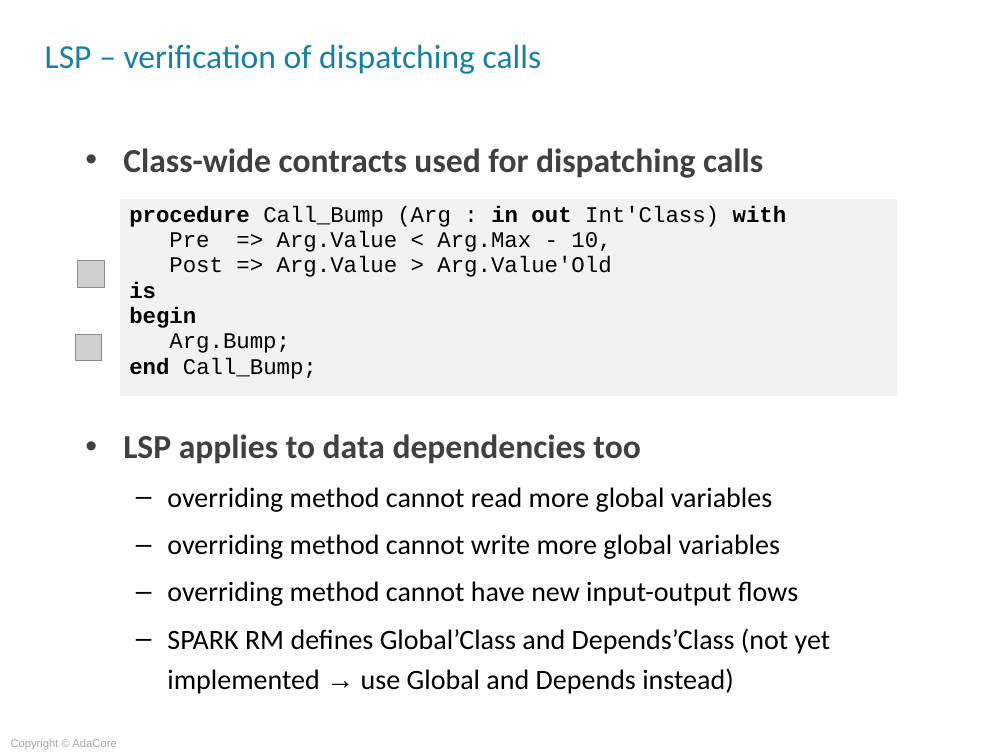
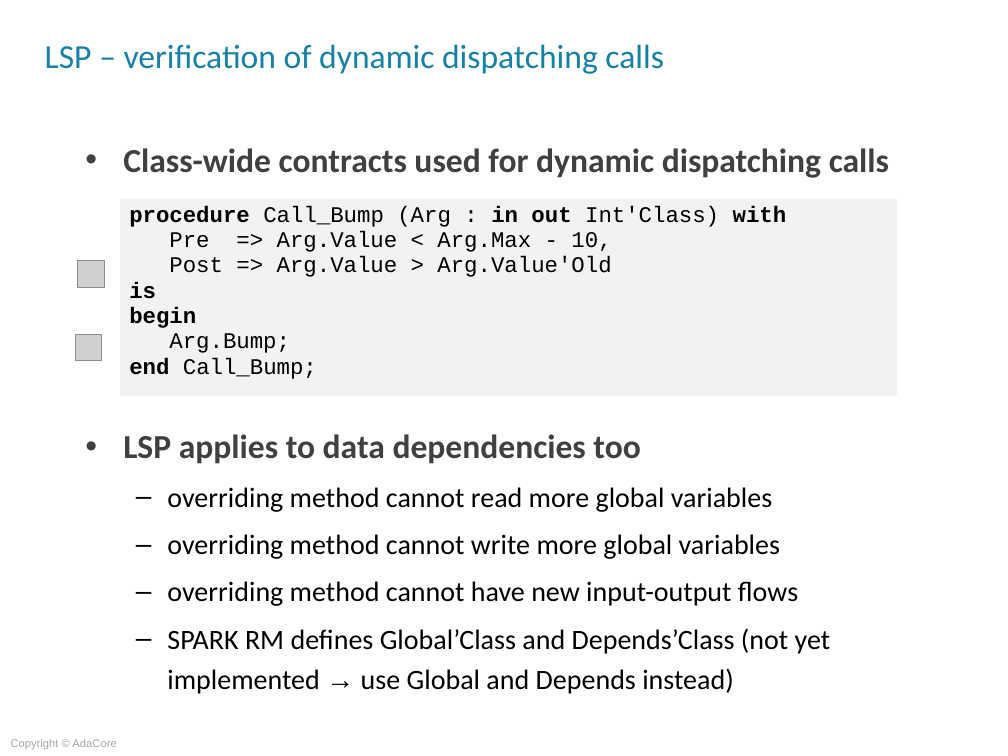
Before and after one commit to AdaCoreU/Courses, a slide deck: slide 10 of lectures/07_Advanced_SPARK/03_Object_Oriented_Programming/Slides/03_Object_Oriented_Programming.ppt. Drawn at 1008x756 pixels with LibreOffice and Linux fonts; fonts in the diff are those of the drawing; grey boxes stand for pictures; background and template pictures are left out. Boxes give left, top, right and bottom in pixels: in the first picture for what was removed or moved away, otherwise in the second. Text is boxed around its words. In the diff, an @@ line names an element or a change of style, - is before the commit and + after.

```diff
--- a/lectures/07_Advanced_SPARK/03_Object_Oriented_Programming/Slides/03_Object_Oriented_Programming.ppt
+++ b/lectures/07_Advanced_SPARK/03_Object_Oriented_Programming/Slides/03_Object_Oriented_Programming.ppt
@@ title at (45, 44, 664, 74): text changed @@
-LSP – verification of dispatching calls
+LSP – verification of dynamic dispatching calls
@@ text at (123, 148, 889, 178): text changed @@
-• Class-wide contracts used for dispatching calls
+• Class-wide contracts used for dynamic dispatching calls
```
Also in this commit, not shown: 7 other slides changed.
